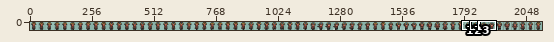
One commit to this sprite sheet: assets/player/player_sheet.png. Above: a wide view before the commit, with the close-up outlined.
Close-up. As it was:
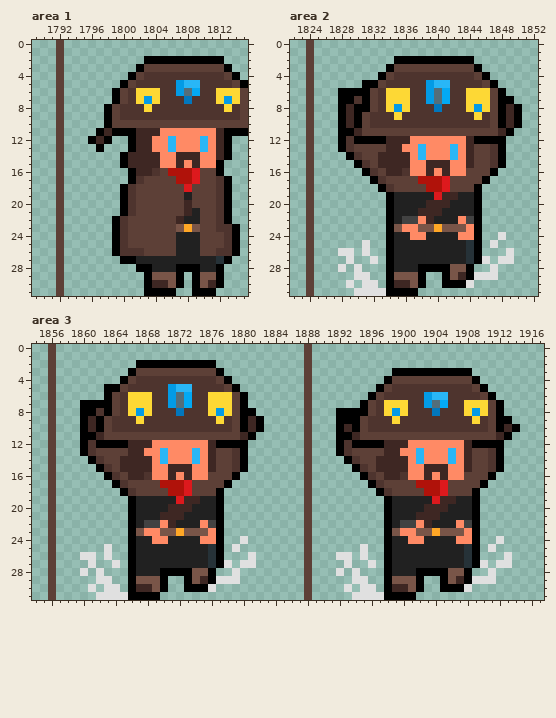
The file is 2112x32 pixels. Shown: area 1: x 1789..1815, y 0..31; area 2: x 1822..1852, y 0..31; area 3: x 1854..1917, y 0..31. The wide view leaves out empty margins. The commit also changed other parts of the picture, which this record leaves out.
And afterwards:
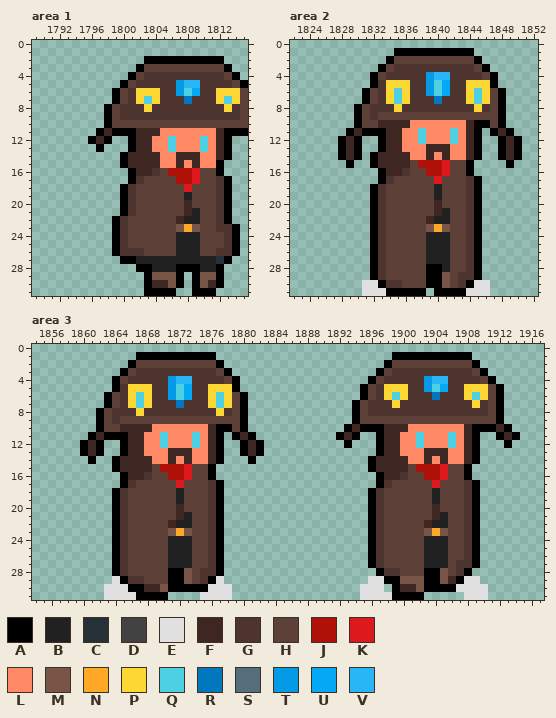
Palette (. is transparent): A #000000  B #212121  C #263238  D #424242  E #e0e0e0  F #3e2723  G #4e342e  H #5d4037  J #b0120a  K #dd191d  L #ff8a65  M #795548  N #ffa726  P #fdd835  Q #4dd0e1  R #0277bd  S #546e7a  T #039be5  U #03a9f4  V #29b6f6
The exact change:
Changed rows in their new state; - is an unchanged pixel.
Area 1:
first column x 1792:
 0 .---------------------
 1 .---------------------
 2 .---------------------
 3 .---------------------
 4 .---------------------
 5 .---------------------
 6 .---------------Q-----
 7 .----------Q---------Q
 8 .---------------------
 9 .---------------------
10 .---------------------
11 .---------------------
12 .-------------Q---Q---
13 .-------------Q---Q---
14 .---------------------
15 .---------------------
16 .---------------------
17 .---------------------
18 .---------------------
19 .---------------------
20 .---------------------
21 .---------------------
22 .---------------------
23 .---------------------
24 .---------------------
25 .---------------------
26 .---------------------
27 .---------------------
28 .---------------------
29 .---------------------
30 .---------------------
31 .---------------------
Area 2:
first column x 1824:
 0 .--------------------------
 1 .----------AAAAAAAAAA------
 2 .---------AHHHHHHHHHHA-----
 3 .--------AHGGGGGGGGGGHA----
 4 .-------AHG----TVV---GHA---
 5 .------.-GPPP---QU--PPP----
 6 .---...----Q----Q----Q-----
 7 .---...----Q---GRG---Q---.-
 8 .---..-HG-GPG---G---GPG--..
 9 .---..---HHHHHHHHHHHHHH--..
10 .---..--HFFFFLLLLLLLFAA--..
11 .---.--AAAFFLLQLLLQLFA.A---
12 .----F-..---L-Q---Q---..-FA
13 .----FA..A----LFFFL--A..-FA
14 .---AFA.A-----LF-FL--A..-FA
15 .----A..A----HJJJKHHA....A-
16 .------..A---HHJJKHHA...---
17 .-------.AG---HHKH--GA.----
18 .-------AGH----HBH--G------
19 .-------AGHHHHHHBHHHG------
20 .-------AGHHHHHH-HHHG------
21 .-------AGHHHHHH--HHG------
22 .-------AGHHHHH---HHG------
23 .-------AGHHHHH---HHG------
24 .-------AGHHHHH---HHG---.--
25 .------.AGHHHHH---HHG--.---
26 .---..-.AGHHHHH---HHG----.-
27 .----.--AGHHHHH---HHG-.-..-
28 .---.-.-AGHHHHH--BHHGA-.---
29 .-----..AGHHHHHAAMHGGA..---
30 .----.---AGGHHHAAMHGAEE----
31 .-----.-------A-AAAAEEE----
Area 3:
first column x 1856:
 0 .-------------------------------.--------------------------
 1 .----------AAAAAAAAAA-----------.----------AAAAAAAAAA------
 2 .---------AHHHHHHHHHHA----------.---------AHHHHHHHHHHA-----
 3 .--------AHGGGGGGGGGGHA---------.--------AHGGGGGGGGGGHA----
 4 .-------AHG----TVV---GHA--------.-------AHGGGGGTVVGGGGHA---
 5 .------.-GPPP---QU--PPP---------.------AHGPPP--TQU--PPPHA--
 6 .----------Q----Q----Q----------.------AHGPQP--GRG--PQPHA--
 7 .---...----Q---GRG---Q----------.-----AHG-G-G--GGG--G-G----
 8 .---..AHG-GPG---G---GPG--.------.---..-HG-GGG---G---GGG----
 9 .---..---HHHHHHHHHHHHHH--..-----.---..--HHHHHHHHHHHHHHH--.-
10 .---..--HFFFFLLLLLLLFAA--..-----.---.AFAAAFFFLLLLLLLFAAAFA.
11 .---.--AAAFFLLQLLLQLFA.A--------.----FA..AFFLLQLLLQLFA..AFA
12 .----F-..---L-Q---Q---..-FA-----.---.A...---L-Q---Q---...A-
13 .----FA..A----LFFFL--A..-FA-----.---.....A----LFFFL--A...--
14 .-----..A-----LF-FL--A...A------.----...A-----LF-FL--A...--
15 .-----..A----HJJJKHHA....-------.-----..A----HJJJKHHA....--
16 .------..A---HHJJKHHA...--------.------..A---HHJJKHHA...---
17 .-------.AG---HHKH--GA.---------.-------.AG---HHKH--GA.----
18 .-------AGH----HBH--G-----------.-------AGH----HBH--G------
19 .-------AGHHHHHHBHHHG-----------.-------AGHHHHHHBHHHG------
20 .-------AGHHHHHH-HHHG-----------.-------AGHHHHHH-HHHG------
21 .-------AGHHHHHH--HHG-----------.-------AGHHHHHH--HHG------
22 .-------AGHHHHH---HHG-----------.-------AGHHHHH---HHG------
23 .-------AGHHHHH---HHG-----------.-------AGHHHHH---HHG------
24 .-------AGHHHHH---HHG---.-------.-------AGHHHHH---HHG---.--
25 .------.AGHHHHH---HHG--.--------.------.AGHHHHH---HHG--.---
26 .---..-.AGHHHHH---HHG----.------.---..-.AGHHHHH---HHG----.-
27 .----.--AGHHHHH---HHG-.-..------.----.--AGHHHHH---HGG-.-..-
28 .---.-.-AGHHHHH--MHGGA-.--------.---.-.--AGGHHH--MHG---.---
29 .-----..EAGGHHHAAMHG--..--------.-----..EE-A--MAAMFAE-..---
30 .----.---E-A-FMAA----EE---------.----.---E.A-FMAA--E-EE----
31 .-----.---E---A----EEEE---------.-----.---E---A-----EEE----
